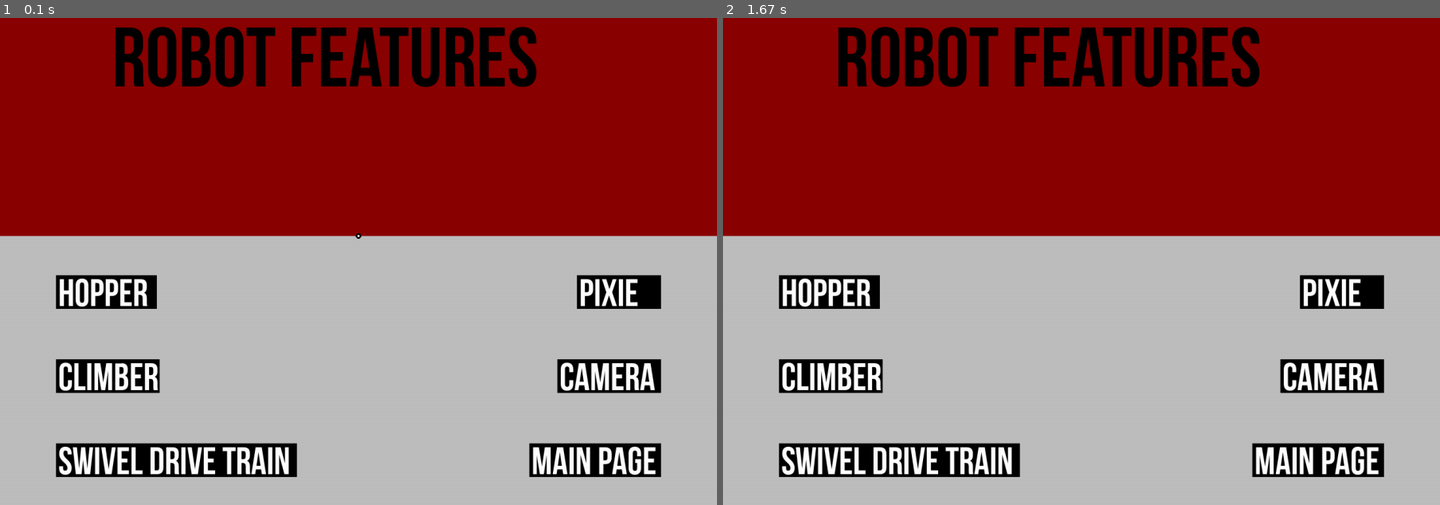
Above: before the commit, frames 1-2 (left to right).
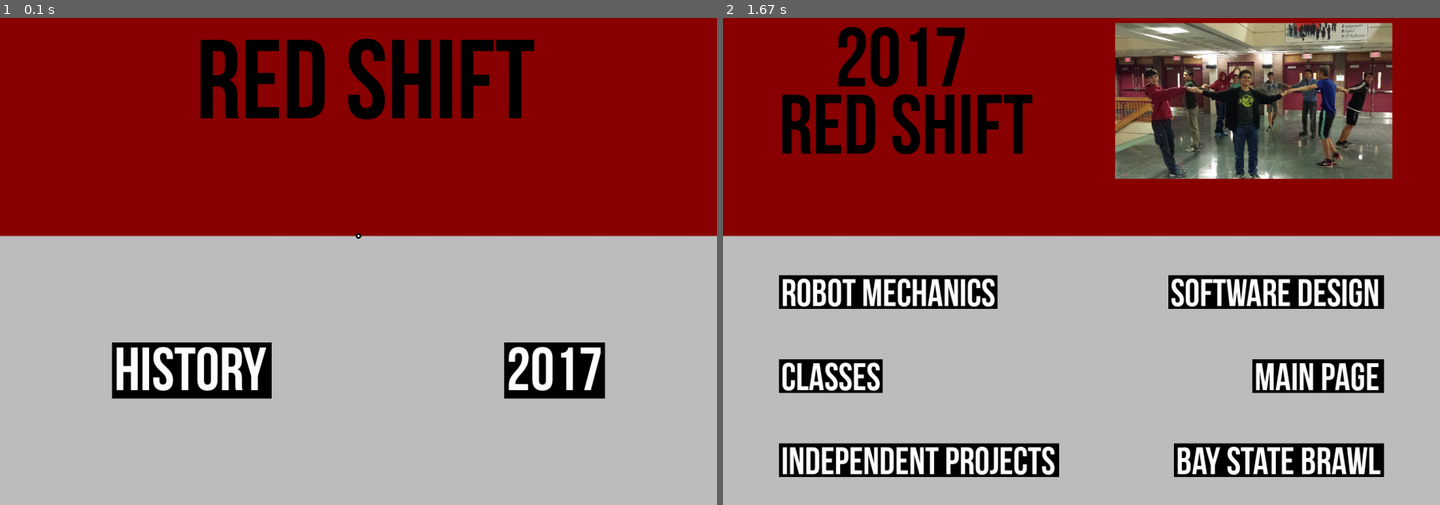
Above: after the commit, the same moments.

Repository: savagewil/Arcadia
Game: pygame game, started from ArcadiaCleint.py
Two runs of this game, one before a commit and one after it. Both use one fixed random seed, a clock stepped at 60 frames per second and the inputs below.
Inputs:
- Up to frame 1 (0.1 s): no input
- Up to frame 2 (1.67 s): hold Right 0.33-0.8 s; tap 7 at 1.17 s

The runs differ from the first frame. In frame 1, 16% of the frame differs, in the area x 7-93%, y 1-95%; in frame 2, 24%, in the area x 8-94%, y 0-95%.

Commit message:
Modified

Diff:
--- a/ArcadiaCleint.py
+++ b/ArcadiaCleint.py
@@ -10,7 +10,7 @@
 pygame.key.set_repeat(30, 1)
 mouse = Mouse.Mouse(Constants.SCREENSIZE[0]/2, Constants.SCREENSIZE[1]/2)
 
-Currentpage = Pages.RobotFeaturesPage.RobotFeaturesPage()
+Currentpage = Pages.MainPage.MainPage()
 Currentpage.check(mouse)
 Currentpage.display(Screen)
 
@@ -47,10 +47,11 @@
             if event.key == pygame.K_BACKSPACE:
                 Currentpage = LastPage
 
-
+            elif event.key == pygame.K_7:
+                LastPage = Currentpage
+                Currentpage = Pages.Current2017Page.Current2017Page()
 
     output = Currentpage.check(mouse)
-    #print output
 
     if output[0] and Wait == 0:
         if output[1] == "x":
--- a/Pages/Current2017Page.py
+++ b/Pages/Current2017Page.py
@@ -1,6 +1,7 @@
 import pygame
 import IndependentProjectsPage
 import RobotMechanicsPage
+import SoftwarePage
 import MainPage
 import Components
 from Pages import Page
@@ -21,7 +22,7 @@
 
                 Components.Button.Button([1280-(385 + 100), 550], 385, 60, "Software Design", ["black", "white"],
                                          textHeight=68,
-                                         function=''),
+                                         function=SoftwarePage.SoftwarePage),
 
                 Components.Button.Button([100, 850], 500, 60, "Independent Projects", ["black", "white"],
                                          textHeight=68,
--- a/Pages/RobotMechanicsPage.py
+++ b/Pages/RobotMechanicsPage.py
@@ -2,6 +2,7 @@
 import Components
 import RobotFeaturesPage
 import WiringPage
+import Current2017Page
 from Pages import Page
 
 
@@ -12,12 +13,16 @@
         self.components = [
             Components.Label.Label([100, 220], 150, "Robot Mechanics", ["red", "black"]),
             Components.Container.Container(480, 0, 1280, 480, [
-                Components.Button.Button([1280-(370 + 100), 800], 370, 60, "Robot Features", ["black", "white"],
+                Components.Button.Button([1280 -(350 + 100), 800], 350, 60, "Robot Features", ["black", "white"],
                                          textHeight=68,
                                          function=RobotFeaturesPage.RobotFeaturesPage),
 
-                Components.Button.Button([1280-(160 + 100), 650], 160, 60, "Wiring", ["black", "white"], textHeight=68,
+                Components.Button.Button([1280 -(160 + 100), 600], 160, 60, "Wiring", ["black", "white"], textHeight=68,
                                          function=WiringPage.WiringPage),
+
+                Components.Button.Button([1280 - (235 + 100), 700], 235, 60, "2017 Page", ["black", "white"],
+                                         textHeight=68,
+                                         function=Current2017Page.Current2017Page),
             ], "grey"),
             Components.Label.Label([100, 550], 40, "", ["gray", "black"], file="TextDocs/RobotMechanics.txt")
         ]
--- /dev/null
+++ b/Pages/SoftwarePage.py
@@ -0,0 +1,40 @@
+import pygame
+import CameraPage
+import DriveTrainPage
+import ClimberPage
+import HopperPage
+import PixiePage
+import MainPage
+import Components
+from Pages import Page
+
+
+class SoftwarePage(Page.Page):
+    def __init__(self):
+        Page.Page.__init__(self)
+        self.backgroundColor = pygame.Color("dark red")
+        self.components = [
+            Components.Label.Label([200, 100], 150, "Software Design", ["red", "black"]),
+            Components.Container.Container(300, 0, 1280, 660, [
+                Components.Button.Button([100, 350], 130, 60, "Pixie", ["black", "white"], textHeight=68,
+                                         function=PixiePage.PixiePage),
+
+                Components.Button.Button([100, 475], 235, 60, "Main Page", ["black", "white"],
+                                         textHeight=68,
+                                         function=MainPage.MainPage),
+
+                Components.Button.Button([100, 600], 315, 60, "X-Box Remote", ["black", "white"],
+                                         textHeight=68,
+                                         function=HopperPage.HopperPage),
+
+                Components.Button.Button([100, 725], 415, 60, "Autonomous Mode", ["black", "white"], textHeight=68,
+                                         function=ClimberPage.ClimberPage),
+
+                Components.Button.Button([100, 850], 425, 60, "Swivel Drive Train", ["black", "white"],
+                                         textHeight=68,
+                                         function=DriveTrainPage.DriveTrainPage),
+
+
+            ], "grey")
+        ]
+        self.mouseSpeed = 4
Empty file added: TextDocs/SoftwarePage.txt
